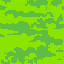
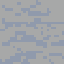
Comparing the layer stacks of the two 64 × 64 images. Changes:
showed "Tundra", painted on it over <box>0,0,64,64</box>
hid "TropicalForest" over <box>0,0,64,64</box>
